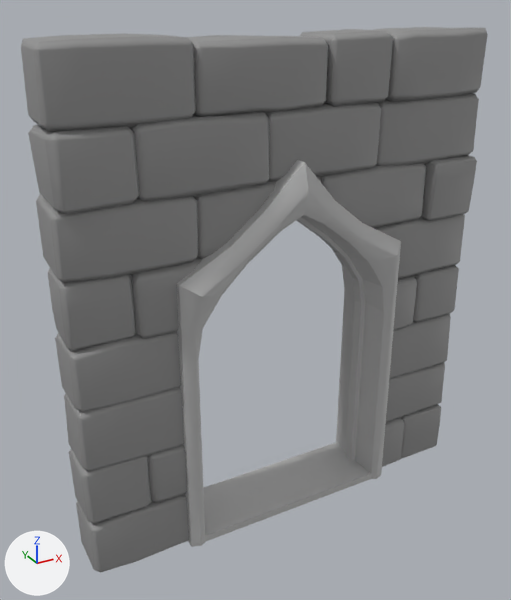
What one commit did to the FBX model Roots of Eeveel/Assets/Models/stonewall_door_small_v001.fbx.
Camera for both pictures: a 50 mm camera at (-3.45, -5.76, 5.37) aimed at (-0.23, 0.09, 2.44). The lights are fixed; the arrows at lower left show +X, +Y and +Z. Where no turn or scale is listed for an object, it has been applied to the vertices.

Objects in the first picture: 'doorway', 'stonewall_doorway'.
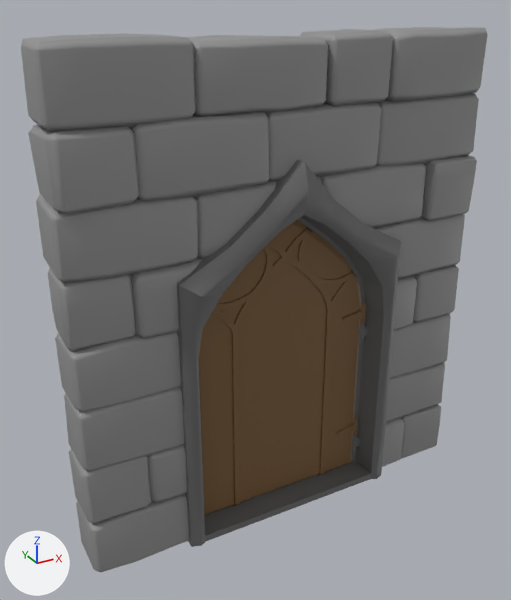
Where the newer file only moved an object's origin or applied its transform, the numbers keep the older frame.

Scene script edits in JSON lines:
```json
{"op": "add", "block": "mat_lambert16", "code": ["mat_lambert16 = principled_material('lambert16')", "mat_lambert16.base_color = (0.144, 0.144, 0.144)  # dark grey #6a6a6a"]}
{"op": "add", "block": "mat_mat_door", "code": ["mat_mat_door = principled_material('mat_door')", "mat_mat_door.base_color = (0.195, 0.106, 0.0413)  # brown #7a5c39"]}
{"block": "me_mesh", "where": "# used by ob_doorway; location = (0.0, 0.0, 2.03)"}
{"op": "remove", "block": "me_mesh", "code": "me_mesh.from_pydata(...)  # 273 vertices, 263 faces; spans x -1.25..1.25, y -0.49..0.49, z -2.03..1.91"}
{"op": "add", "block": "me_mesh", "code": "me_mesh.from_pydata(...)  # 388 vertices, 370 faces; spans x -1.25..1.25, y -0.49..0.49, z -2.03..1.91"}
{"block": "me_mesh", "change": "me_mesh part 1: a new loose piece of 48 vertices spanning x 0.98..1.1, y -0.14..-0.08, z -0.3..-0.05, in mat_lambert16 (dark grey #6a6a6a)"}
{"block": "me_mesh", "change": "me_mesh part 2: a new loose piece of 48 vertices spanning x 0.98..1.1, y -0.14..-0.08, z -1.78..-1.53, in mat_lambert16 (dark grey #6a6a6a)"}
{"block": "me_mesh", "change": "me_mesh part 3"}
{"block": "me_mesh", "change": "19 faces are deleted"}
{"block": "me_mesh", "change": "1 vertex is added at (0.0, 0.0, 1.34)"}
{"block": "me_mesh", "change": "18 new vertices lie (0.0, 0.06, 0.0) away from vertices in x -1.02..1.02, y -0.06, z -1.95..1.24"}
{"block": "me_mesh", "change": "38 new faces join them"}
{"block": "me_mesh", "change": "me_mesh part 4: 244 faces spanning x -1.25..1.25, y -0.49..0.49, z -2.03..1.91 switch from mat_lambert13 (grey #bcbcbc) to mat_lambert16 (dark grey #6a6a6a)"}
{"op": "add", "block": "me_mesh_001_1", "code": ["me_mesh_001_1 = bpy.data.meshes.new('Mesh.001')", "me_mesh_001_1.from_pydata(...)  # 922 vertices, 802 faces; spans x -2.03..0.03, y -0.03..0.23, z -1.64..1.64", "me_mesh_001_1.materials.append(mat_mat_door)  # brown #7a5c39"]}
{"op": "add", "block": "ob_door_detail1", "code": ["ob_door_detail1 = bpy.data.objects.new('door_detail1', me_mesh_001_1)", "ob_door_detail1.location = (1.01, -0.11, 1.72)"]}
```

What differs and where, as boxes (x1, y1, x2, y2) in the pictures (511 x 600 px):
```json
{"object": "door_detail1", "change": "added", "after": [199, 220, 366, 515], "on screen": "brown"}
{"part": 1, "of": "me_mesh", "change": "added", "after": [359, 323, 368, 344]}
{"part": 2, "of": "me_mesh", "change": "added", "after": [352, 435, 360, 453]}
{"part": 3, "of": "me_mesh", "change": "built on", "before": [204, 220, 362, 515], "after": [302, 223, 355, 275]}
{"part": 4, "of": "me_mesh", "change": "recoloured", "before": [177, 160, 401, 547], "after": [177, 160, 401, 547]}
```
